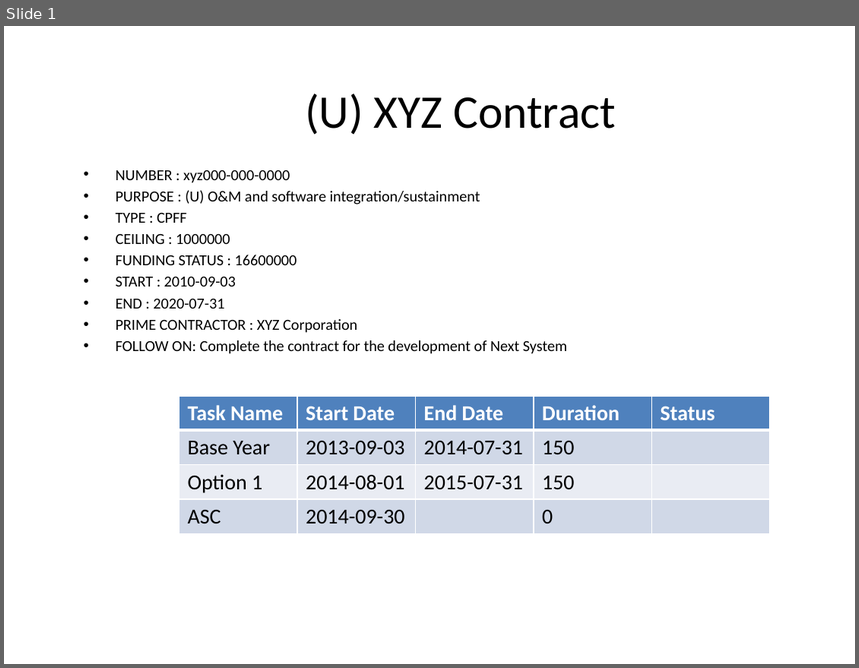
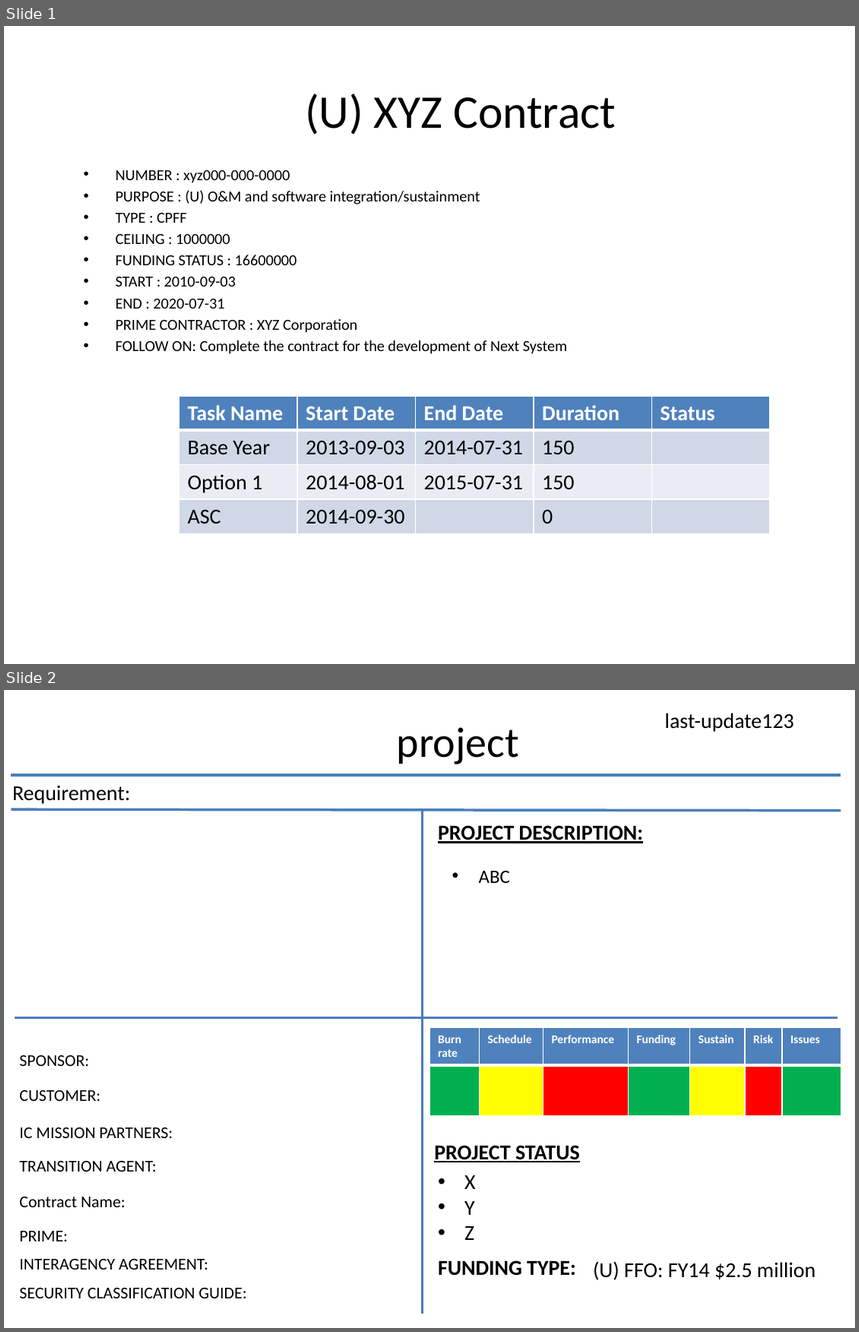
Before and after one commit to sastafford/marklogic-powerpoint, a slide deck: src/main/resources/powerpoint/template.pptx. Shown one above the other, each under a label of ours: slide 1 before the commit, slides 1 and 2 after it. The pictures are 859x668 and 859x1332 pixels, drawn with LibreOffice and Linux fonts; fonts in the diff are those of the drawing. Boxes give left, top, right and bottom in pixels: in the first picture for what was removed or moved away, otherwise in the second. Text is boxed around its words. In the diff, an @@ line names an element or a change of style, - is before the commit and + after.

Commit message:
Change format for 2nd slide, a.k.a. project quad chart slide

```diff
--- a/src/main/resources/powerpoint/template.pptx
+++ b/src/main/resources/powerpoint/template.pptx
@@ slide 2 added at box(4, 690, 855, 1328), background #FFFFFF @@
@@ title added at box(397, 727, 519, 764), 36 pt, text #000000 @@
+project
@@ text added at box(665, 713, 794, 732), 18 pt, text #000000 @@
+last-update123
@@ line added from (11, 809) to (841, 811), #4B7EBC 2.25 pt @@
@@ text added at box(438, 825, 643, 844), 18 pt, text #000000, bold, underline @@
+PROJECT DESCRIPTION:
@@ text added at box(479, 871, 510, 883), 16 pt, text #000000 @@
+• ABC
@@ group added at box(11, 775, 841, 1314): 3 lines, 1 text @@
+Requirement:
@@ table added at box(430, 1028, 841, 1116), 2 rows, 7 columns @@
+Burn rate | Schedule | Performance | Funding | Sustain | Risk | Issues
+ |  |  |  |  |  | 
@@ text added at box(19, 1056, 89, 1066), 14 pt, text #000000 @@
+SPONSOR:
@@ text added at box(19, 1091, 101, 1101), 14 pt, text #000000 @@
+CUSTOMER:
@@ text added at box(19, 1128, 173, 1138), 14 pt, text #000000 @@
+IC MISSION PARTNERS:
@@ text added at box(434, 1145, 580, 1163), 18 pt, text #000000, bold, underline @@
+PROJECT STATUS
@@ text added at box(19, 1161, 157, 1172), 14 pt, text #000000 @@
+TRANSITION AGENT:
@@ text added at box(465, 1176, 476, 1240), 18 pt, text #000000 @@
+• X
+• Y
+• Z
@@ text added at box(19, 1197, 126, 1208), 14 pt, text #000000 @@
+Contract Name:
@@ text added at box(19, 1231, 68, 1242), 14 pt, text #000000 @@
+PRIME:
@@ text added at box(19, 1259, 208, 1270), 14 pt, text #000000 @@
+INTERAGENCY AGREEMENT:
@@ text added at box(438, 1261, 576, 1276), 18 pt, text #000000, bold @@
+FUNDING TYPE:
@@ text added at box(593, 1262, 816, 1281), 18 pt, text #000000 @@
+(U) FFO: FY14 $2.5 million
@@ text added at box(19, 1288, 246, 1299), 14 pt, text #000000 @@
+SECURITY CLASSIFICATION GUIDE:
```
Also in this commit, not shown: 1 slide removed.
